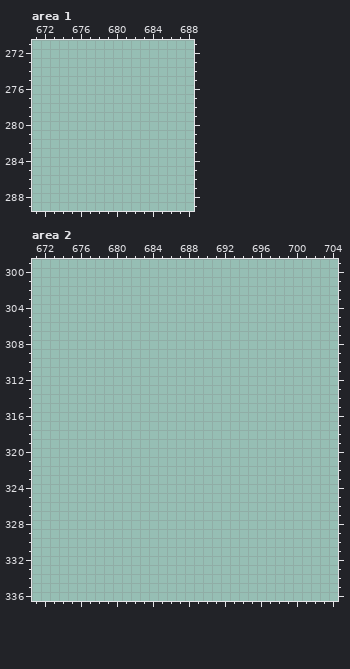
Edited in one commit: pixel-art file (Assets/Resources/visiual.aseprite). This is how it looked before the edit.
960x540 pixels, 1 frame. Pixels under 10% opacity are left out. Colours within 5 levels of each other are drawn and written as one. Shown: area 1: x 671..688, y 271..289; area 2: x 671..704, y 299..336. The commit also changed other parts of the picture, which this record leaves out.
Once edited:
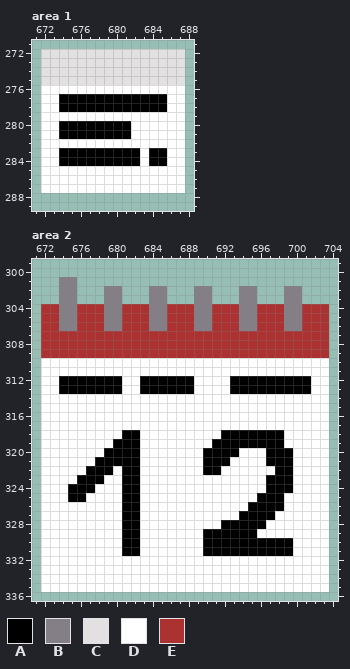
Palette (. is transparent): A #000000  B #847e87  C #e2e0e0  D #ffffff  E #ac3232
Diff:
layer "postit" added
layer "Calendar" added
--- area 1, layer "postit"
@@ x 671..688 @@
 271 ..................
-272 ..................
-273 ..................
-274 ..................
-275 ..................
-276 ..................
-277 ..................
-278 ..................
-279 ..................
-280 ..................
-281 ..................
-282 ..................
-283 ..................
-284 ..................
-285 ..................
-286 ..................
-287 ..................
+272 .CCCCCCCCCCCCCCCC.
+273 .CCCCCCCCCCCCCCCC.
+274 .CCCCCCCCCCCCCCCC.
+275 .CCCCCCCCCCCCCCCC.
+276 .DDDDDDDDDDDDDDDD.
+277 .DDAAAAAAAAAAAADD.
+278 .DDAAAAAAAAAAAADD.
+279 .DDDDDDDDDDDDDDDD.
+280 .DDAAAAAAAADDDDDD.
+281 .DDAAAAAAAADDDDDD.
+282 .DDDDDDDDDDDDDDDD.
+283 .DDAAAAAAAAADAADD.
+284 .DDAAAAAAAAADAADD.
+285 .DDDDDDDDDDDDDDDD.
+286 .DDDDDDDDDDDDDDDD.
+287 .DDDDDDDDDDDDDDDD.
 288 ..................
--- area 2, layer "Calendar"
@@ x 671..704 @@
 300 ..................................
-301 ..................................
-302 ..................................
-303 ..................................
-304 ..................................
-305 ..................................
-306 ..................................
-307 ..................................
-308 ..................................
-309 ..................................
-310 ..................................
-311 ..................................
-312 ..................................
-313 ..................................
-314 ..................................
-315 ..................................
-316 ..................................
-317 ..................................
-318 ..................................
-319 ..................................
-320 ..................................
-321 ..................................
-322 ..................................
-323 ..................................
-324 ..................................
-325 ..................................
-326 ..................................
-327 ..................................
-328 ..................................
-329 ..................................
-330 ..................................
-331 ..................................
-332 ..................................
-333 ..................................
-334 ..................................
-335 ..................................
+301 ...BB.............................
+302 ...BB...BB...BB...BB...BB...BB....
+303 ...BB...BB...BB...BB...BB...BB....
+304 .EEBBEEEBBEEEBBEEEBBEEEBBEEEBBEEE.
+305 .EEBBEEEBBEEEBBEEEBBEEEBBEEEBBEEE.
+306 .EEBBEEEBBEEEBBEEEBBEEEBBEEEBBEEE.
+307 .EEEEEEEEEEEEEEEEEEEEEEEEEEEEEEEE.
+308 .EEEEEEEEEEEEEEEEEEEEEEEEEEEEEEEE.
+309 .EEEEEEEEEEEEEEEEEEEEEEEEEEEEEEEE.
+310 .DDDDDDDDDDDDDDDDDDDDDDDDDDDDDDDD.
+311 .DDDDDDDDDDDDDDDDDDDDDDDDDDDDDDDD.
+312 .DDAAAAAAADDAAAAAADDDDAAAAAAAAADD.
+313 .DDAAAAAAADDAAAAAADDDDAAAAAAAAADD.
+314 .DDDDDDDDDDDDDDDDDDDDDDDDDDDDDDDD.
+315 .DDDDDDDDDDDDDDDDDDDDDDDDDDDDDDDD.
+316 .DDDDDDDDDDDDDDDDDDDDDDDDDDDDDDDD.
+317 .DDDDDDDDDDDDDDDDDDDDDDDDDDDDDDDD.
+318 .DDDDDDDDDAADDDDDDDDDAAAAAAADDDDD.
+319 .DDDDDDDDAAADDDDDDDDAAAAAAAADDDDD.
+320 .DDDDDDDAAAADDDDDDDAAAADDDAAADDDD.
+321 .DDDDDDAAAAADDDDDDDAAADDDDAAADDDD.
+322 .DDDDDAAADAADDDDDDDAADDDDDDAADDDD.
+323 .DDDDAAADDAADDDDDDDDDDDDDDAAADDDD.
+324 .DDDAAADDDAADDDDDDDDDDDDDDAAADDDD.
+325 .DDDAADDDDAADDDDDDDDDDDDDAAADDDDD.
+326 .DDDDDDDDDAADDDDDDDDDDDDAAAADDDDD.
+327 .DDDDDDDDDAADDDDDDDDDDDAAAADDDDDD.
+328 .DDDDDDDDDAADDDDDDDDDAAAAADDDDDDD.
+329 .DDDDDDDDDAADDDDDDDAAAAAADDDDDDDD.
+330 .DDDDDDDDDAADDDDDDDAAAAAAAAAADDDD.
+331 .DDDDDDDDDAADDDDDDDAAAAAAAAAADDDD.
+332 .DDDDDDDDDDDDDDDDDDDDDDDDDDDDDDDD.
+333 .DDDDDDDDDDDDDDDDDDDDDDDDDDDDDDDD.
+334 .DDDDDDDDDDDDDDDDDDDDDDDDDDDDDDDD.
+335 .DDDDDDDDDDDDDDDDDDDDDDDDDDDDDDDD.
 336 ..................................
